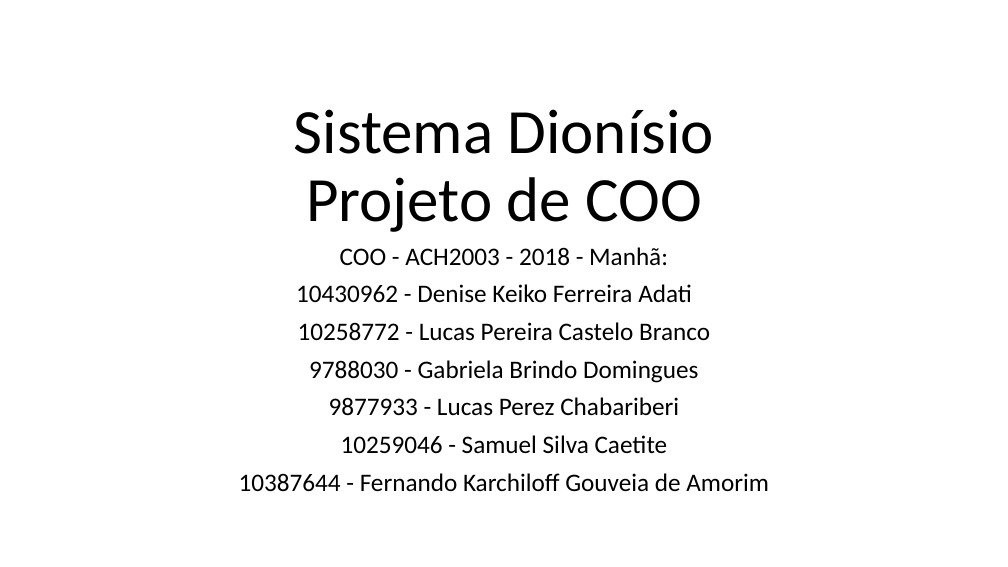
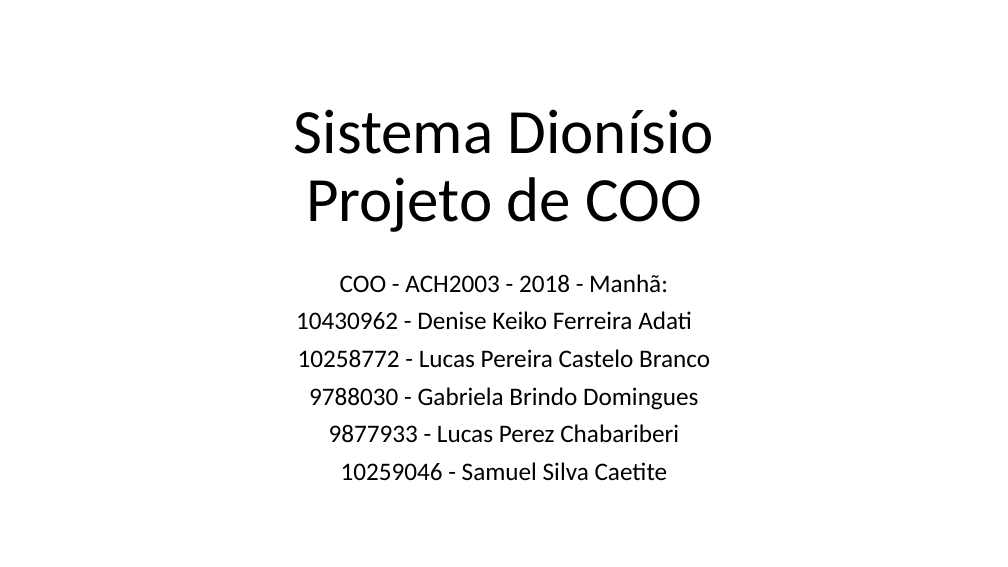
Before and after one commit to FernandoKGA/Gerenc_Recursos_Univ, a slide deck: slide 1 of Telas-DIONISIO.pptx. Drawn at 1008x567 pixels with LibreOffice and Linux fonts; fonts in the diff are those of the drawing. Boxes give left, top, right and bottom in pixels: in the first picture for what was removed or moved away, otherwise in the second. Text is boxed around its words. In the diff, an @@ line names an element or a change of style, - is before the commit and + after.

```diff
--- a/Telas-DIONISIO.pptx
+++ b/Telas-DIONISIO.pptx
@@ subtitle "COO - ACH2003 - 2018 ...": place and size @@
-subtitle "COO - ACH2003 - 2018 ..." at <box>239,247,769,492</box>
+subtitle "COO - ACH2003 - 2018 ..." at <box>296,274,710,480</box>
@@ subtitle at <box>239,473,769,492</box>: paragraph removed @@
-10387644 - Fernando Karchiloff Gouveia de Amorim
```
Also in this commit, not shown: 1 other file.
